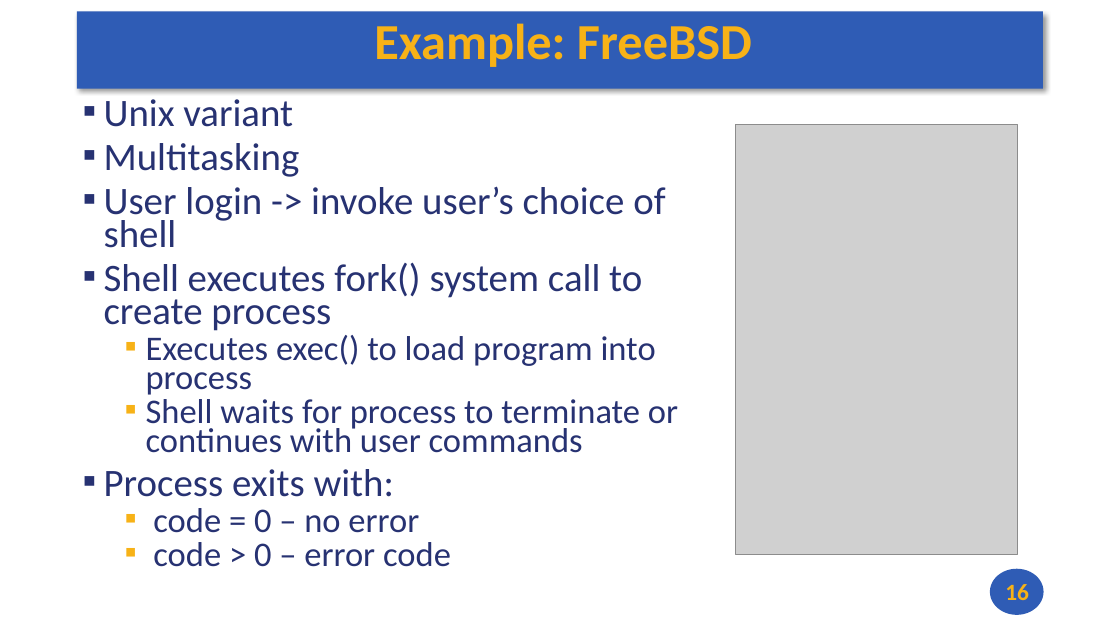
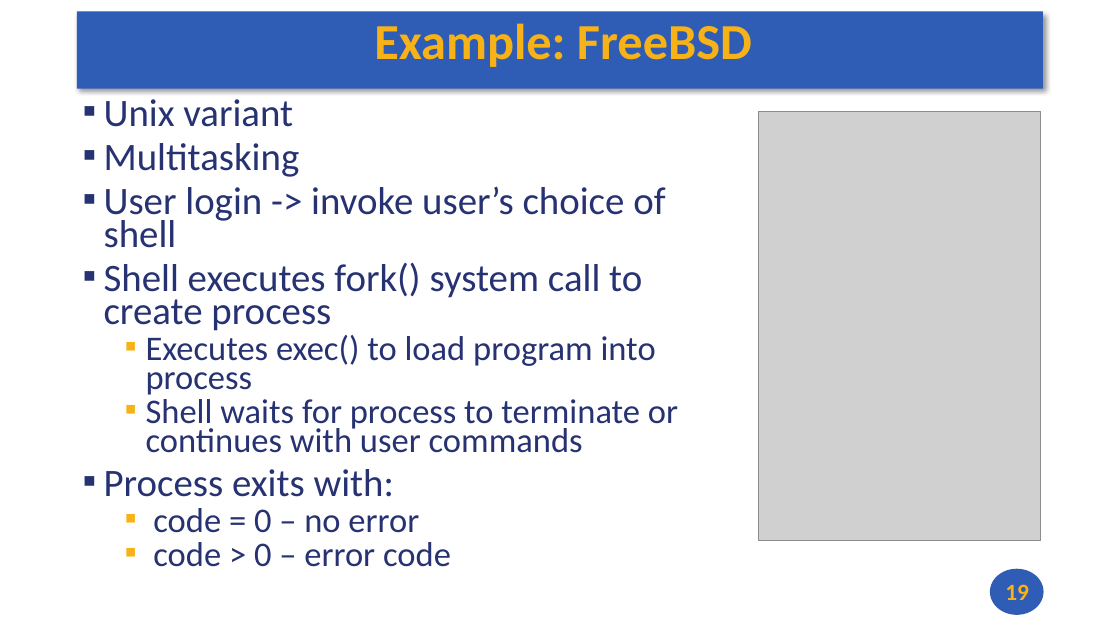
Before and after one commit to andrewt0301/hse-acos-course, a slide deck: slide 19 of docs/part2os/03_SystemCalls/OS_Lecture_03.pptx (slide 16 before the commit). Drawn at 1120x630 pixels with LibreOffice and Linux fonts; fonts in the diff are those of the drawing; grey boxes stand for pictures. Boxes give left, top, right and bottom in pixels: in the first picture for what was removed or moved away, otherwise in the second. Text is boxed around its words. In the diff, an @@ line names an element or a change of style, - is before the commit and + after.

```diff
--- a/docs/part2os/03_SystemCalls/OS_Lecture_03.pptx
+++ b/docs/part2os/03_SystemCalls/OS_Lecture_03.pptx
@@ picture: place and size @@
-picture at <box>736,124,1018,554</box>
+picture at <box>759,111,1041,540</box>
@@ page number at <box>1005,584,1029,600</box>: text changed @@
-16
+19
```
Also in this commit, not shown: 10 other slides changed, 3 slides added, 1 other file.
